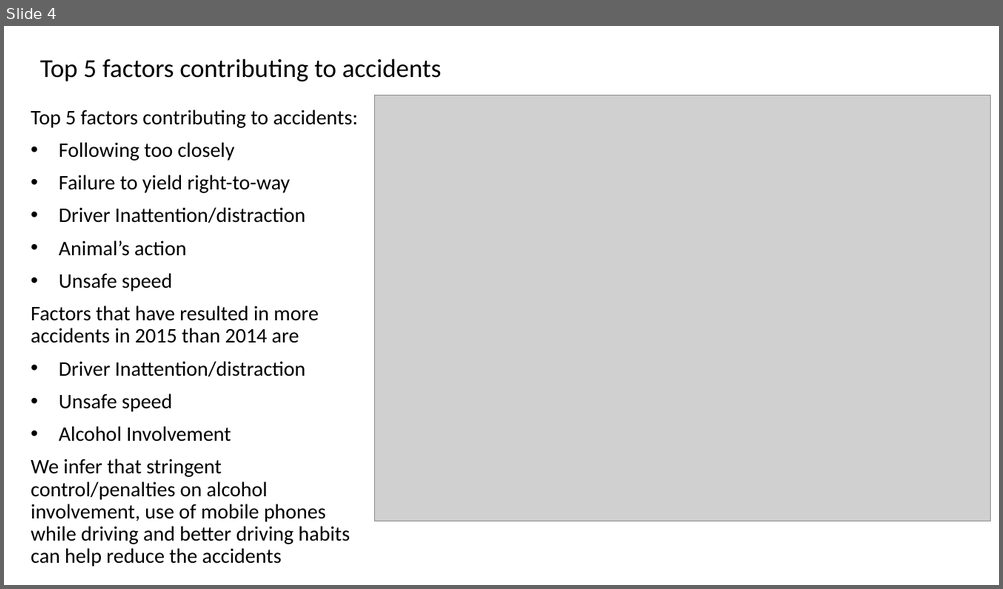
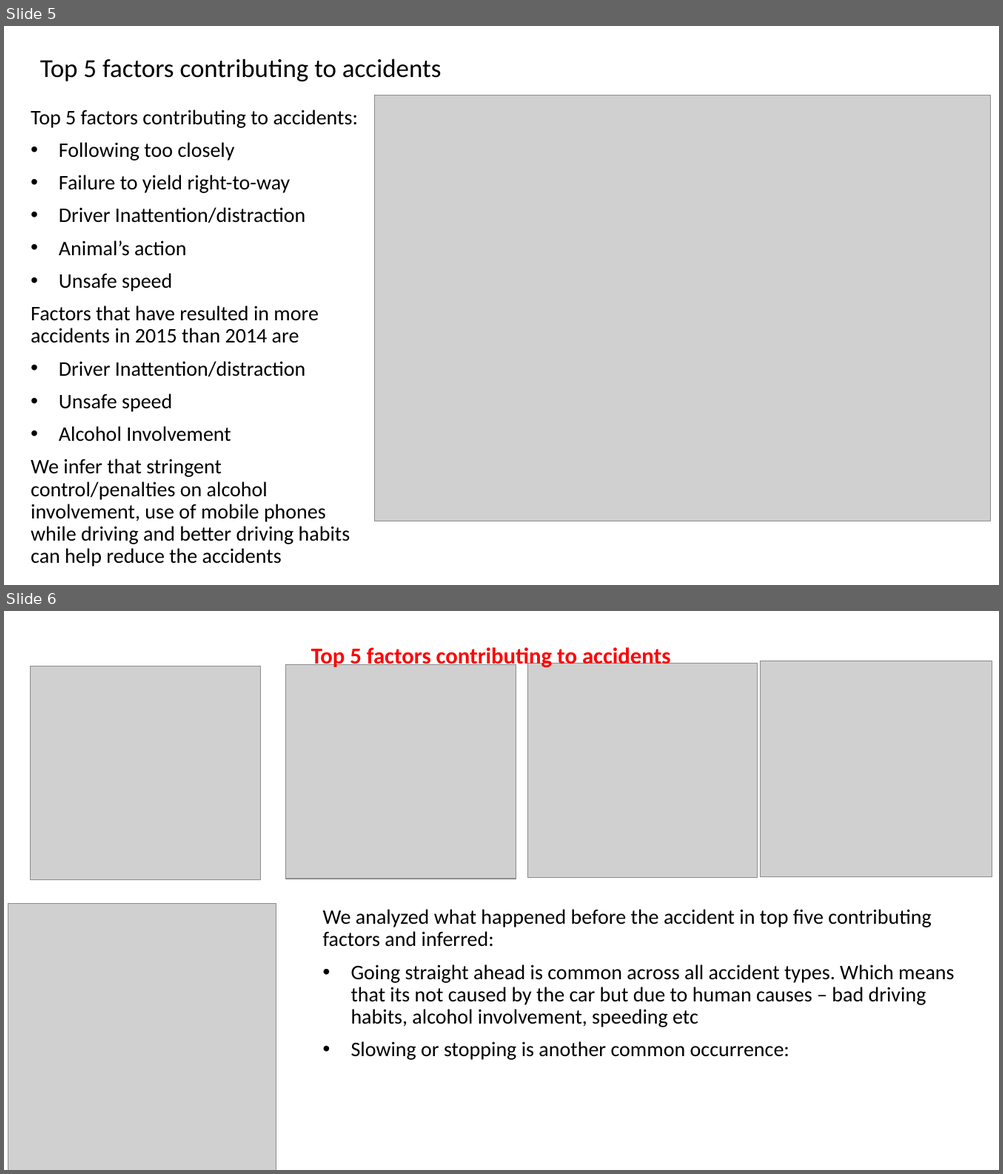
Before and after one commit to Niharika17S/Rutgers-project1, a slide deck: Analysis of Motor Vehicle Crashes.pptx. Shown one above the other, each under a label of ours: slide 4 before the commit, slides 5 and 6 after it. The pictures are 1003x589 and 1003x1174 pixels, drawn with LibreOffice and Linux fonts; fonts in the diff are those of the drawing; grey boxes stand for pictures. Boxes give left, top, right and bottom in pixels: in the first picture for what was removed or moved away, otherwise in the second. Text is boxed around its words. In the diff, an @@ line names an element or a change of style, - is before the commit and + after.

```diff
--- a/Analysis of Motor Vehicle Crashes.pptx
+++ b/Analysis of Motor Vehicle Crashes.pptx
@@ slide 6 added at <box>4,611,999,1170</box>, background #FFFFFF @@
@@ text added at <box>311,644,670,669</box>, 22 pt, text #FF0000, bold @@
+Top 5 factors contributing to accidents
@@ picture added at <box>30,667,260,880</box> @@
@@ picture added at <box>285,665,515,879</box> @@
@@ picture added at <box>527,664,757,877</box> @@
@@ picture added at <box>760,661,993,877</box> @@
@@ picture added at <box>8,903,276,1170</box> @@
@@ text added at <box>323,909,953,1060</box>, 20 pt, text #000000 @@
+We analyzed what happened before the accident in top five contributing factors and inferred:
+• Going straight ahead is common across all accident types. Which means that its not caused by the car but due to human causes – bad driving habits, alcohol involvement, speeding etc
+• Slowing or stopping is another common occurrence:
@@ what was slide 4 is now slide 5 @@
```
Also in this commit, not shown: 2 other slides added, 1 slide removed, 1 other file.
